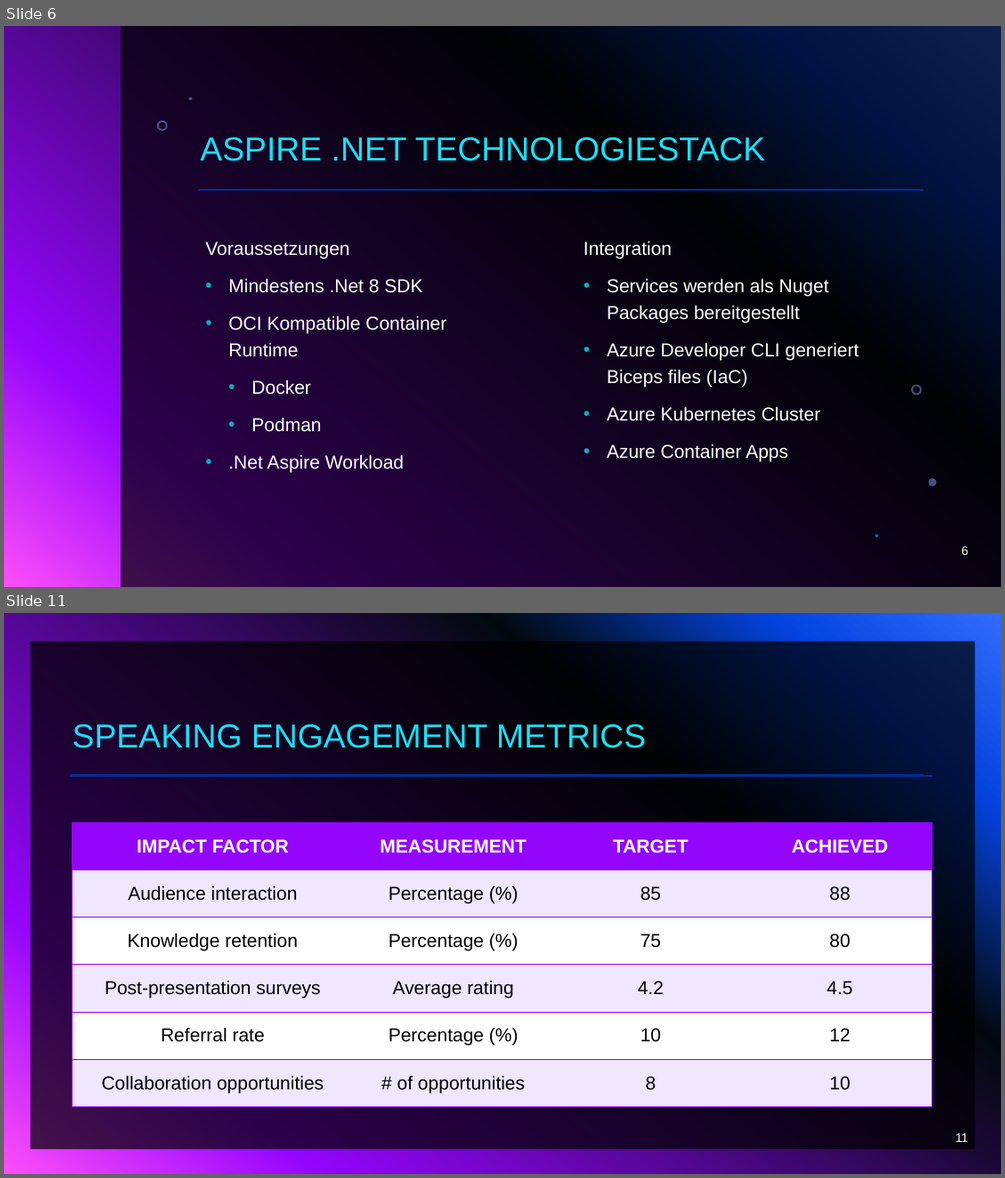
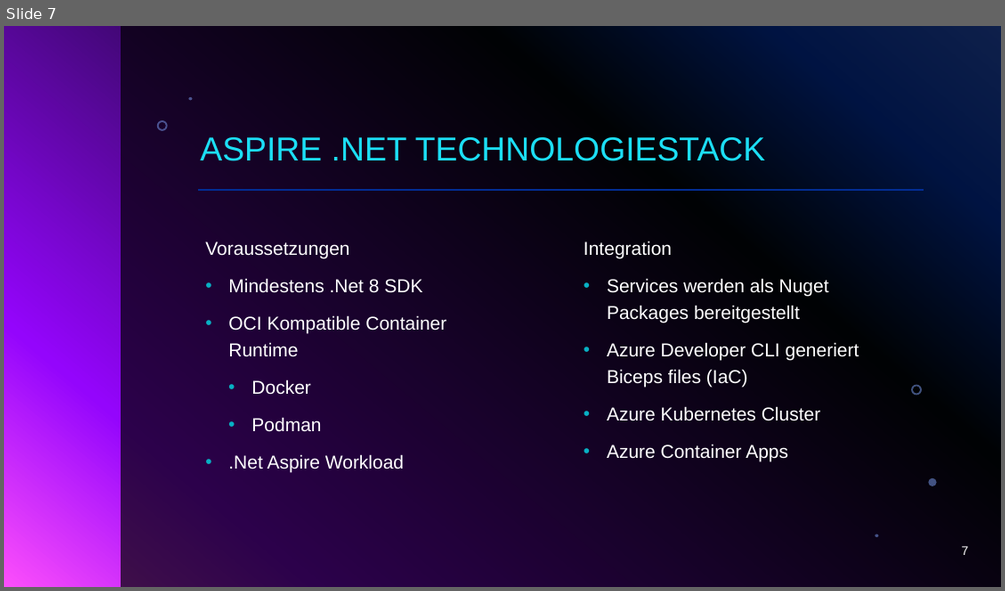
Before and after one commit to zuercheram/aspire-prototype, a slide deck: doc/project-presentation/aspire-semester-arbeit.pptx. Shown one above the other, each under a label of ours: slides 6 and 11 before the commit, slide 7 after it; the slides between them are not shown. The pictures are 1005x1178 and 1005x591 pixels, drawn with LibreOffice and Linux fonts; fonts in the diff are those of the drawing; background and template pictures are left out. Boxes give left, top, right and bottom in pixels: in the first picture for what was removed or moved away, otherwise in the second. Text is boxed around its words. In the diff, an @@ line names an element or a change of style, - is before the commit and + after.

```diff
--- a/doc/project-presentation/aspire-semester-arbeit.pptx
+++ b/doc/project-presentation/aspire-semester-arbeit.pptx
@@ slide 11 removed at bbox=[4, 613, 1001, 1174], background gradient #316CFC to #0343DF to #02090E to #9405FC to #FC4EFB @@
@@ rectangle removed at bbox=[30, 641, 975, 1149] @@
@@ title removed at bbox=[73, 724, 646, 748] @@
-SPEAKING ENGAGEMENT METRICS
@@ line removed from (70, 776) to (933, 776) @@
@@ line removed from (70, 775) to (923, 775) @@
@@ table removed at bbox=[72, 822, 933, 1107], 6 rows, 4 columns @@
-IMPACT FACTOR | MEASUREMENT | TARGET | ACHIEVED
-Audience interaction | Percentage (%) | 85 | 88
-Knowledge retention | Percentage (%) | 75 | 80
-Post-presentation surveys | Average rating | 4.2 | 4.5
-Referral rate | Percentage (%) | 10 | 12
-Collaboration opportunities | # of opportunities | 8 | 10
@@ page number removed at bbox=[955, 1133, 968, 1142] @@
-11
@@ what was slide 6 is now slide 7 @@
@@ page number at bbox=[962, 546, 969, 555]: text changed @@
-6
+7
```
Also in this commit, not shown: 2 slides changed, 6 slides added, 4 other slides removed.
